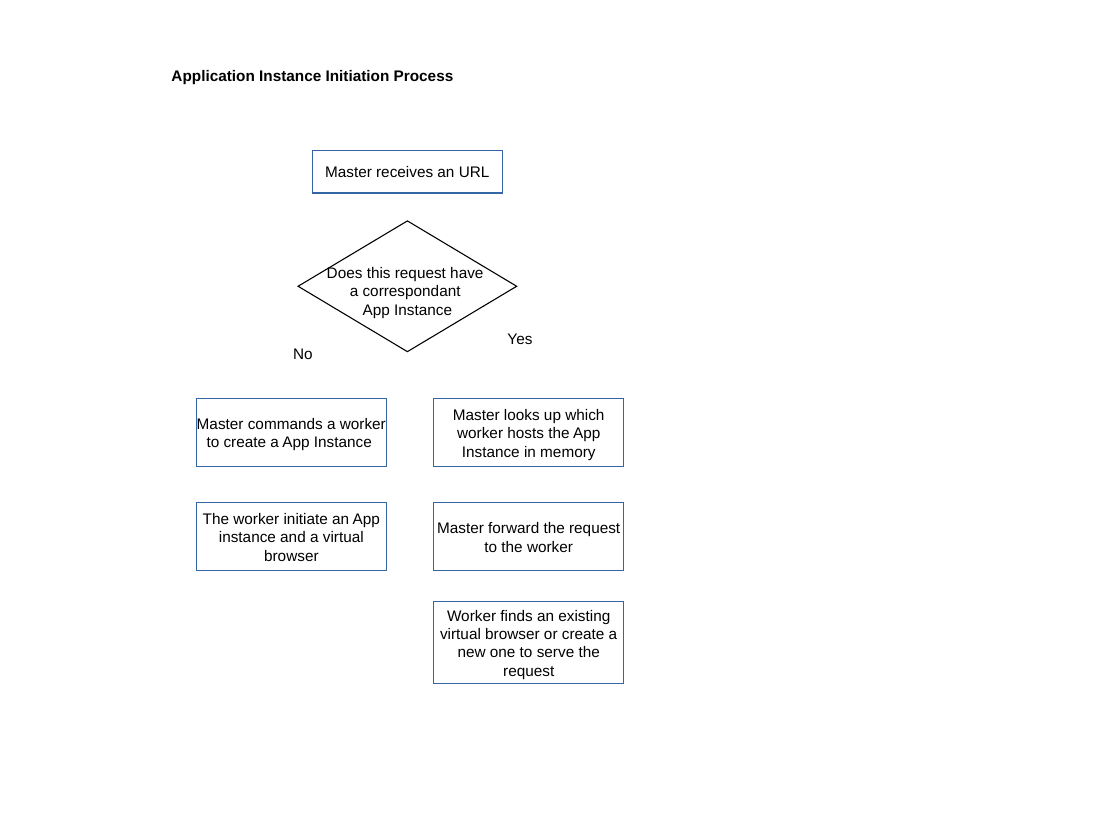
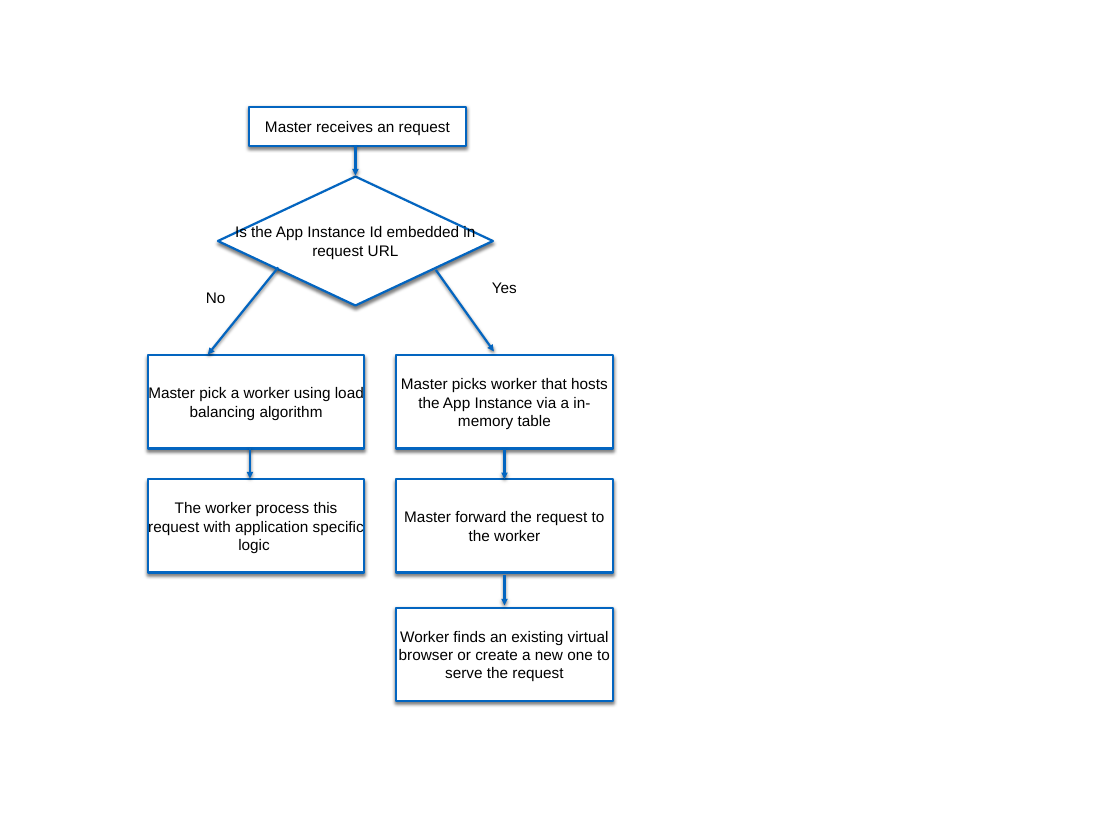
Before and after one commit to bladepan/thesis, a slide deck: slide 3 of figures.pptx. Drawn at 1120x840 pixels with LibreOffice and Linux fonts; fonts in the diff are those of the drawing. Boxes give left, top, right and bottom in pixels: in the first picture for what was removed or moved away, otherwise in the second. Text is boxed around its words. In the diff, an @@ line names an element or a change of style, - is before the commit and + after.

```diff
--- a/figures.pptx
+++ b/figures.pptx
@@ text removed at [171, 70, 454, 85] @@
-Application Instance Initiation Process
@@ rectangle "Master receives an request": place and size @@
-rectangle "Master receives an request" at [325, 166, 490, 177]
+rectangle "Master receives an request" at [250, 107, 466, 146]
@@ text in rectangle at [265, 121, 450, 135]: text changed @@
-Master receives an URL
+Master receives an request
@@ arrow added from (355, 145) to (355, 176), #0365C0 2 pt @@
@@ freeform shape added at [218, 176, 493, 306], fill #FFFFFF, outline #0365C0 2 pt, 14 pt, text #000000 @@
+Is the App Instance Id embedded in request URL
@@ freeform shape removed at [299, 221, 517, 352] @@
@@ arrow added from (278, 268) to (208, 354), #0365C0 2 pt @@
@@ text removed at [327, 266, 483, 318] @@
-Does this request have
-a correspondant
-App Instance
@@ text "No": place and size @@
-text "No" at [293, 348, 313, 359]
+text "No" at [206, 292, 226, 303]
@@ arrow added from (436, 270) to (494, 351), #0365C0 2 pt @@
@@ text "Yes": place and size @@
-text "Yes" at [507, 333, 532, 344]
+text "Yes" at [492, 282, 517, 293]
@@ rectangle added at [148, 355, 365, 448], fill #FFFFFF, outline #0365C0 2 pt, 14 pt, text #000000 @@
+Master pick a worker using load balancing algorithm
@@ fill none to #FFFFFF; outline none to #0365C0 2 pt; shadow on in 4 elements at [396, 608, 613, 701], [396, 480, 613, 573], [250, 107, 466, 146], [396, 355, 613, 448] @@
@@ rectangle "Master picks worker that hosts ...": place and size @@
-rectangle "Master picks worker that hosts ..." at [453, 409, 604, 460]
+rectangle "Master picks worker that hosts ..." at [396, 355, 613, 448]
@@ text in rectangle at [401, 378, 608, 429]: text changed @@
-Master looks up which worker hosts the App Instance in memory
+Master picks worker that hosts the App Instance via a in-memory table
@@ text removed at [197, 418, 386, 451] @@
-Master commands a worker to create a App Instance
@@ arrow added from (250, 448) to (250, 479), #0365C0 2 pt @@
@@ arrow added from (505, 449) to (505, 480), #0365C0 2 pt @@
@@ rectangle added at [148, 480, 365, 573], fill #FFFFFF, outline #0365C0 2 pt, 14 pt, text #000000 @@
+The worker process this request with application specific logic
@@ rectangle "Master forward the request to ...": place and size @@
-rectangle "Master forward the request to ..." at [437, 522, 620, 552]
+rectangle "Master forward the request to ..." at [396, 480, 613, 573]
@@ text removed at [203, 513, 380, 561] @@
-The worker initiate an App instance and a virtual browser
@@ arrow added from (505, 575) to (505, 606), #0365C0 2 pt @@
@@ rectangle "Worker finds an existing virtual ...": place and size @@
-rectangle "Worker finds an existing virtual ..." at [440, 610, 618, 679]
+rectangle "Worker finds an existing virtual ..." at [396, 608, 613, 701]
```
Also in this commit, not shown: 3 other slides changed, 2 slides added, 11 other files.
